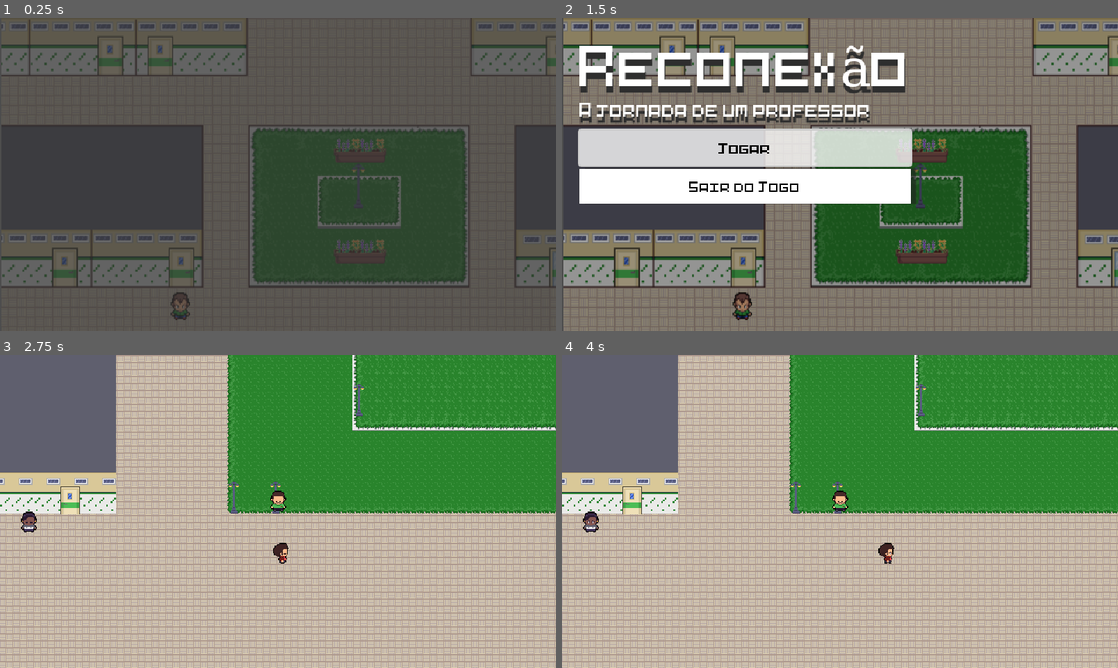
Above: before the commit, frames 1-4 (two rows, left to right).
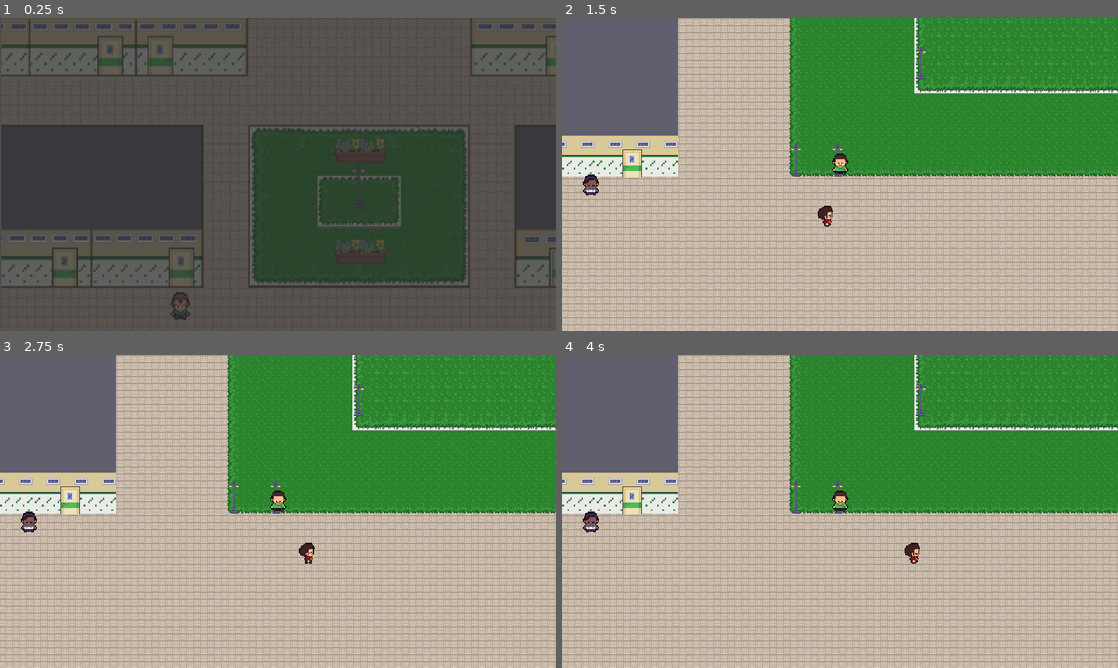
Above: after the commit, the same moments.

Repository: 1sad0ra/OpalaGames
Game: Godot game, scene res://cenas/ui_cenas/tela_incial.tscn
Same seed, same stepped clock (60 frames per second), same inputs: the game is played once before the commit and once after it.
Inputs (mouse positions are in pixels of both pictures, inside the frame that each line leads up to):
- Up to frame 1 (0.25 s): no input
- Up to frame 2 (1.5 s): click (623, 199) at 0.5 s, where only the run after the commit has a clickable "Jogar"; click (745, 146) at 1.25 s, where only the run before the commit has a clickable "Jogar"
- Up to frame 3 (2.75 s): tap Enter (ui_accept) at 2, 2.27 s; move the mouse to (400, 495) at 2.02 s; hold D (direita) from 2.03 s (still down); tap E (interact) at 2.1 s
- Up to frame 4 (4 s): move the mouse to (728, 527) at 2.77 s; release D (direita) at 2.78 s; hold S (baixo) 2.78-3.53 s; tap E (interact) at 2.85, 3.6 s; tap Enter (ui_accept) at 3.02 s; move the mouse to (895, 442) at 3.52 s; hold D (direita) from 3.53 s (still down)

The runs differ from the first frame. In frame 2, 98% of the frame differs, in the area x 0-100%, y 0-100%; in frame 3, 0.3%; in frame 4, 0.3%.

Commit message:
project/cenas/teste/sala_01l;project/cenas/ui_cenas/tela_incial

Diff:
--- a/new-game-project/cenas/teste/sala_01l.tscn
+++ b/new-game-project/cenas/teste/sala_01l.tscn
@@ -6,6 +6,7 @@
 [ext_resource type="PackedScene" uid="uid://do43ctveiyn4a" path="res://cenas/interações/livro_tutorial.tscn" id="4_bxx3x"]
 [ext_resource type="PackedScene" uid="uid://d3dhx312ggg4d" path="res://cenas/interações/conteudo.tscn" id="5_xibja"]
 [ext_resource type="PackedScene" uid="uid://bg4mahjbkxhol" path="res://cenas/interações/quadro.tscn" id="6_xibja"]
+[ext_resource type="PackedScene" uid="uid://1alig4m0bgfe" path="res://cenas/ui_cenas/pause_menu.tscn" id="7_sv8r6"]
 
 [node name="salaTutorial" type="Node2D"]
 rotation = -0.00435567
@@ -82,3 +83,5 @@
 
 [node name="quadro" parent="." instance=ExtResource("6_xibja")]
 position = Vector2(382.887, 26.668)
+
+[node name="pause_menu" parent="." instance=ExtResource("7_sv8r6")]
--- a/new-game-project/cenas/ui_cenas/tela_incial.tscn
+++ b/new-game-project/cenas/ui_cenas/tela_incial.tscn
@@ -42,10 +42,10 @@
 tracks/1/interp = 1
 tracks/1/loop_wrap = true
 tracks/1/keys = {
-"times": PackedFloat32Array(0, 0.572977),
-"transitions": PackedFloat32Array(2.07053, 0.784584),
+"times": PackedFloat32Array(0.422501, 0.566667),
+"transitions": PackedFloat32Array(1, 1),
 "update": 0,
-"values": [Vector2(-420, 5), Vector2(0, 5)]
+"values": [Vector2(-430, 57.5), Vector2(110.5, 57.5)]
 }
 
 [sub_resource type="Animation" id="Animation_rikrs"]
@@ -110,13 +110,16 @@
 
 [node name="MarginContainer" type="MarginContainer" parent="."]
 layout_mode = 1
-anchors_preset = 4
+anchors_preset = 8
+anchor_left = 0.5
 anchor_top = 0.5
+anchor_right = 0.5
 anchor_bottom = 0.5
-offset_left = -420.0
-offset_top = -175.0
-offset_right = -1.0
-offset_bottom = 179.0
+offset_left = -750.0
+offset_top = -122.5
+offset_right = -331.0
+offset_bottom = 122.5
+grow_horizontal = 2
 grow_vertical = 2
 theme_override_constants/margin_left = 20
 theme_override_constants/margin_top = 20
@@ -125,6 +128,8 @@
 
 [node name="HBoxContainer" type="HBoxContainer" parent="MarginContainer"]
 layout_mode = 2
+size_flags_horizontal = 4
+size_flags_vertical = 4
 
 [node name="VBoxContainer" type="VBoxContainer" parent="MarginContainer/HBoxContainer"]
 layout_mode = 2
@@ -149,6 +154,7 @@
 theme_override_fonts/font = ExtResource("2_rikrs")
 theme_override_font_sizes/font_size = 20
 text = "A jornada de um professor"
+horizontal_alignment = 1
 
 [node name="jogar_Button1" type="Button" parent="MarginContainer/HBoxContainer/VBoxContainer" groups=["menu_buttons"]]
 custom_minimum_size = Vector2(40, 40)
@@ -182,7 +188,7 @@
 libraries = {
 &"": SubResource("AnimationLibrary_hmdr4")
 }
-autoplay = "reveal"
+autoplay = "RESET"
 
 [connection signal="pressed" from="MarginContainer/HBoxContainer/VBoxContainer/jogar_Button1" to="." method="_on_jogar_button_1_pressed"]
 [connection signal="pressed" from="MarginContainer/HBoxContainer/VBoxContainer/Sair_Button3" to="." method="_on_sair_button_3_pressed"]
Not shown: 1 places in new-game-project/cenas/teste/sala_01l.tscn that only renumber resources
